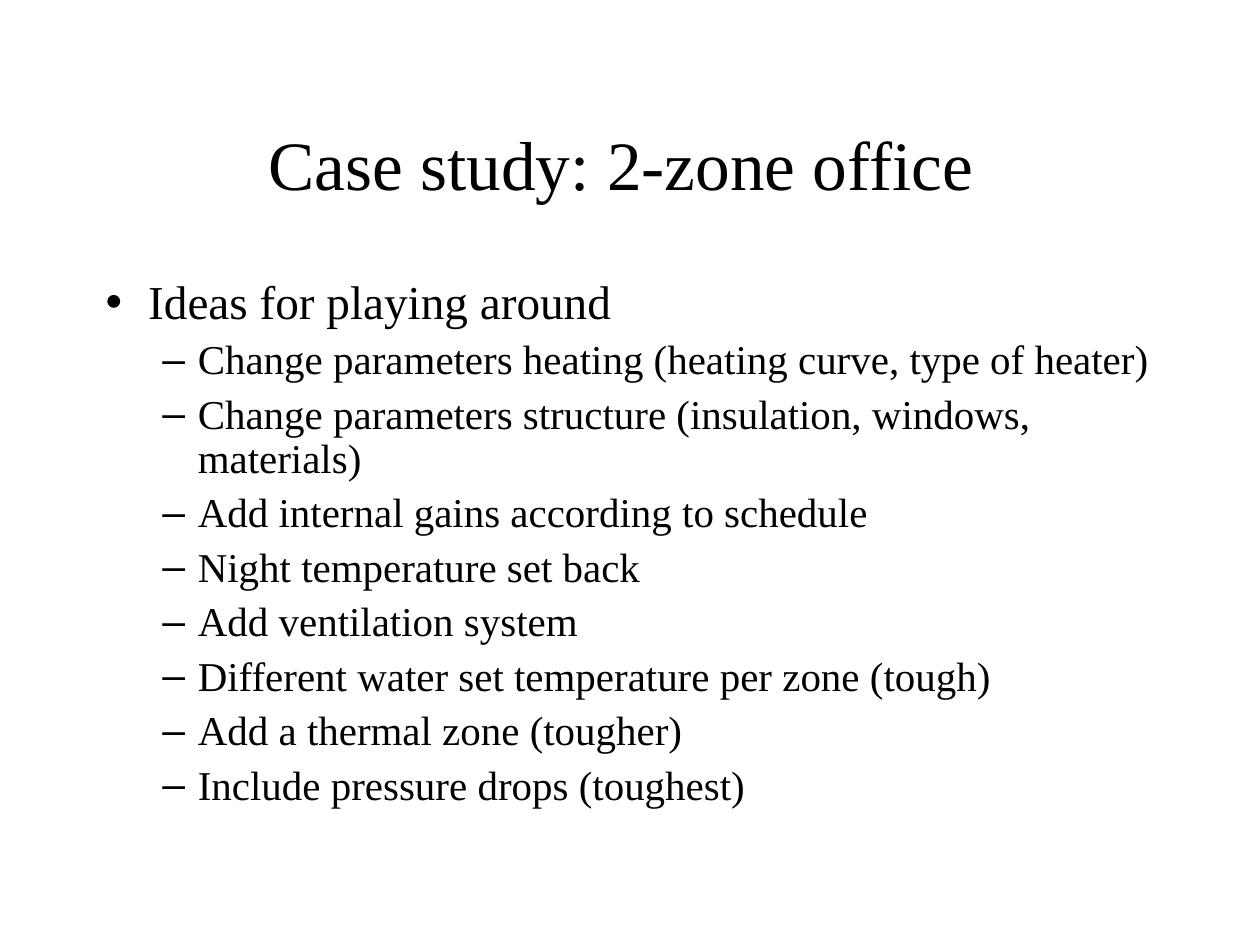
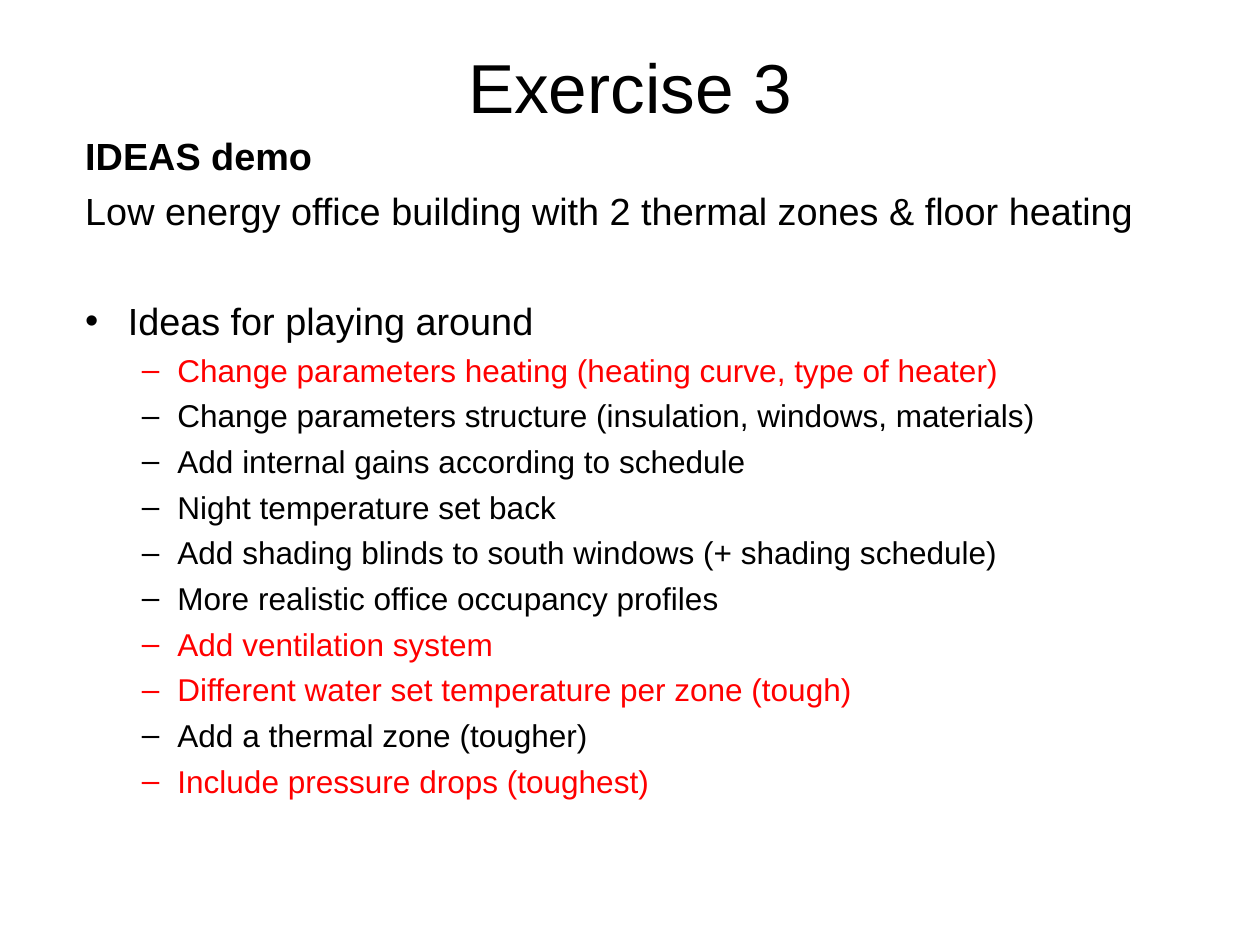
Before and after one commit to open-ideas/__CrashCourse__, a slide deck: slide 24 of Slides/CrashCourse_2014.ppt. Drawn at 1260x945 pixels with LibreOffice and Linux fonts; fonts in the diff are those of the drawing. Boxes give left, top, right and bottom in pixels: in the first picture for what was removed or moved away, otherwise in the second. Text is boxed around its words. In the diff, an @@ line names an element or a change of style, - is before the commit and + after.

```diff
--- a/Slides/CrashCourse_2014.ppt
+++ b/Slides/CrashCourse_2014.ppt
@@ text added at bbox=[468, 62, 792, 114], 44 pt, text #000000 @@
+Exercise 3
@@ text at bbox=[85, 142, 1133, 232]: paragraphs added @@
+IDEAS demo
+Low energy office building with 2 thermal zones & floor heating
@@ text "IDEAS demo": place and size @@
-text "IDEAS demo" at bbox=[148, 285, 1149, 808]
+text "IDEAS demo" at bbox=[85, 142, 1133, 799]
@@ title removed at bbox=[269, 141, 973, 204] @@
-Case study: 2-zone office
@@ text at bbox=[128, 307, 1034, 799]: size 30 to 24 pt in "Ideas for playing around"; font Times New Roman to Arial in "Ideas for playing around", "Change parameters heating (heating curve, type of ...", "Change parameters structure (insulation, windows, materials)", "Add internal gains according to schedule" and 5 more places; size 26 to 20 pt in "Change parameters heating (heating curve, type of ...", "Change parameters structure (insulation, windows, materials)", "Add internal gains according to schedule", "Night temperature set back" and 4 more places; text colour #000000 to #FF0000 in "Change parameters heating (heating curve, type of ...", "Add ventilation system", "Different water set temperature per zone (tough)", "Include pressure drops (toughest)"; line spacing 0.9 to 1; less space between paragraphs; bullet colour #000000 to #FF0000 @@
@@ text at bbox=[177, 541, 997, 616]: paragraphs added @@
+  – Add shading blinds to south windows (+ shading schedule)
+  – More realistic office occupancy profiles
```
Also in this commit, not shown: 3 other slides changed, 2 slides added, 2 slides removed.
